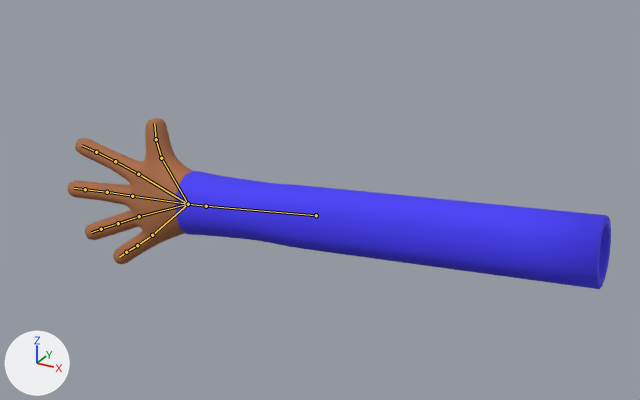
One commit to the Blender file BasicHand4.blend: the scene before it, then after it.
The view is the same before and after, from a 50 mm lens placed at (13.08, -15.42, 8.74), pointed at (4.35, 0.47, 0.8). Lighting does not change. The marker at lower left points along +X, +Y and +Z. The older version comes first. Both versions are drawn at frame 60 of the action 'intro_left'; the numbers are the values there. The bones that bend it are drawn over the model as lines.

In view in the first picture: 'Hand_01.001', 'Sleeve.002'.
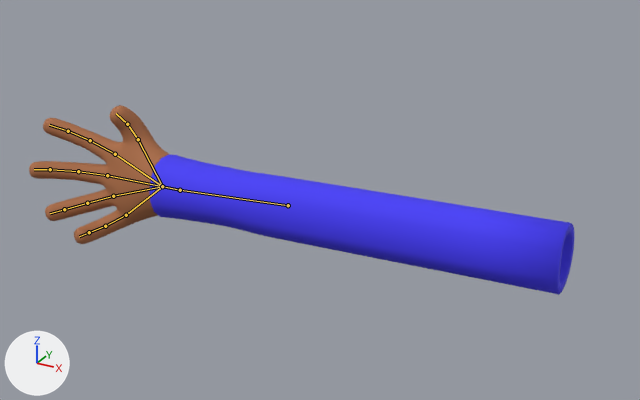
Location of each change, [x1, y1, x2, y2] in pixels of the pictures (640 x 400 px):
'Sleeve.002', posed (18% taller): before [175, 171, 611, 289]; after [149, 155, 575, 294]
'Hand_01.001', posed (14% wider): before [68, 118, 192, 264]; after [29, 105, 170, 244]
bone 'Bone', root to tip: before (316, 215) to (206, 206); after (288, 205) to (180, 190)
bone 'Bone.007', root to tip: before (161, 158) to (156, 139); after (138, 139) to (127, 124)
bone 'Bone.009', root to tip: before (138, 174) to (115, 161); after (115, 154) to (90, 140)
bone 'Bone.012', root to tip: before (132, 196) to (107, 192); after (107, 175) to (78, 171)
bone 'Bone.015', root to tip: before (139, 216) to (118, 223); after (113, 196) to (87, 203)
bone 'Bone.018', root to tip: before (152, 235) to (137, 245); after (126, 215) to (105, 226)

The change in detail:
Bone 'Bone' (bone_bone) moves from (0.0, 0.0, 0.0) to (0.13, 0.69, 0.0).
Bone 'Bone' (bone_bone) turns from (1, 10, 4) to (1, 10, 0) degrees about its own x, y and z.
Bone 'Bone.007' (bone_bone_007) turns from (0, 0, -11) to (20, 0, 0) degrees about its own x, y and z.
Bone 'Bone.009' (bone_bone_009) turns from (0, 0, 0) to (7, 0, 0) degrees about its own x, y and z.
Bone 'Bone.012' (bone_bone_012) turns from (0, 0, 0) to (13, 0, 0) degrees about its own x, y and z.
Bone 'Bone.015' (bone_bone_015) turns from (0, 0, 0) to (15, 0, 0) degrees about its own x, y and z.
Bone 'Bone.018' (bone_bone_018) turns from (0, 0, 0) to (25, 0, 0) degrees about its own x, y and z.
